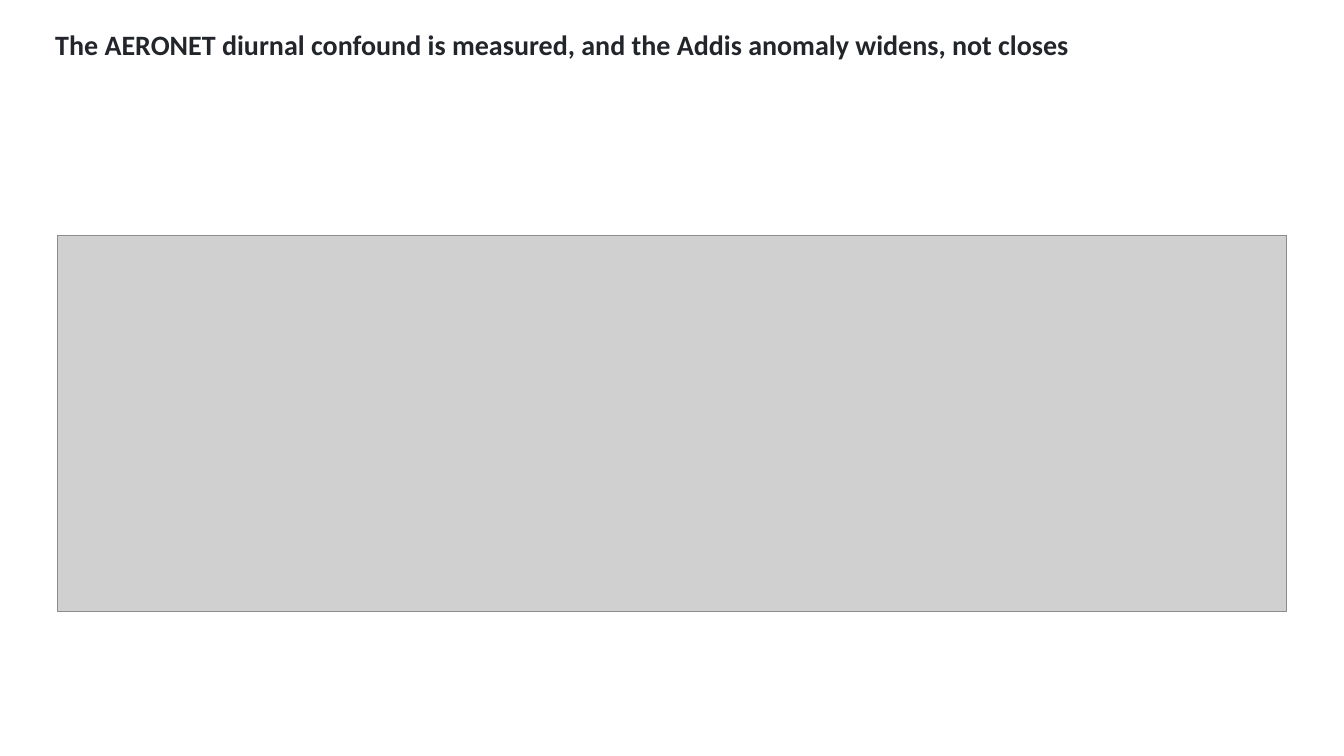
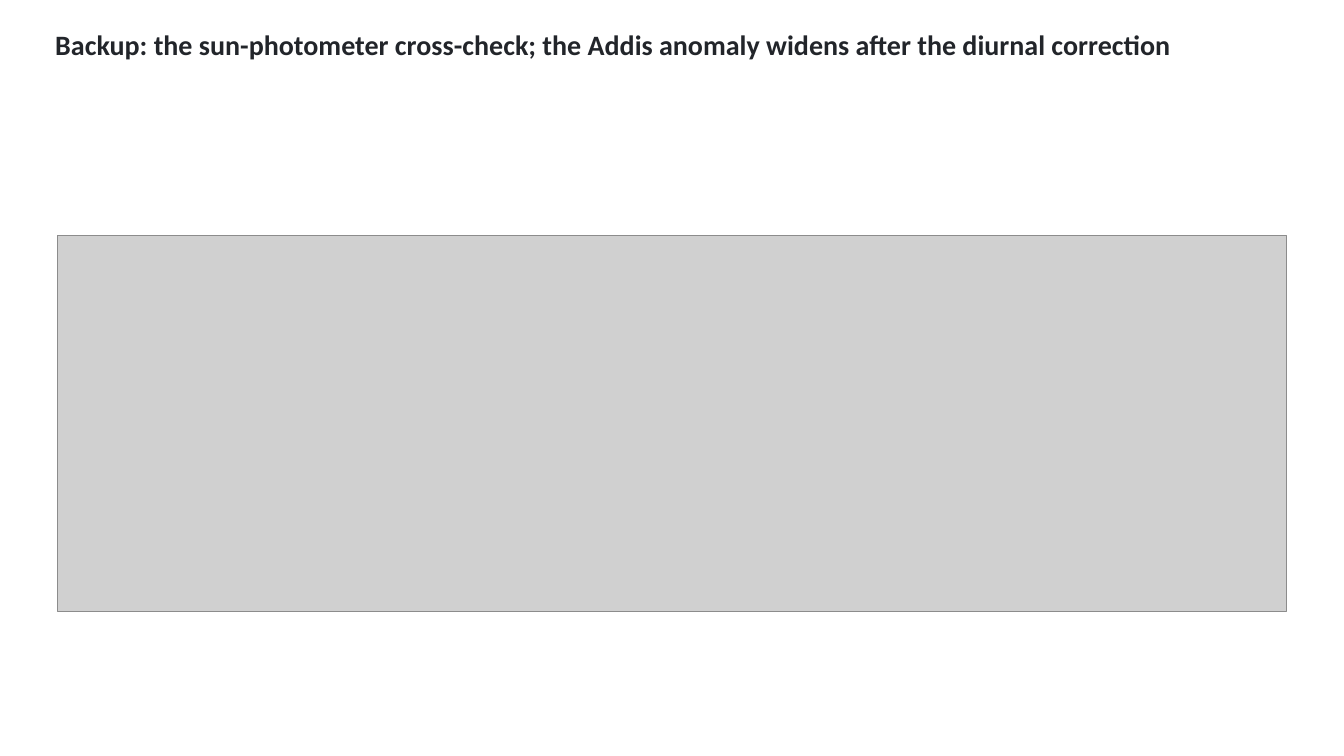
Before and after one commit to ahzs645/aethmodular, a slide deck: slide 34 of deliverables/ftir_group_2026-08-27/ftir_group_2026-08-27.pptx (slide 24 before the commit). Drawn at 1344x756 pixels with LibreOffice and Linux fonts; fonts in the diff are those of the drawing; grey boxes stand for pictures. Boxes give left, top, right and bottom in pixels: in the first picture for what was removed or moved away, otherwise in the second. Text is boxed around its words. In the diff, an @@ line names an element or a change of style, - is before the commit and + after.

```diff
--- a/deliverables/ftir_group_2026-08-27/ftir_group_2026-08-27.pptx
+++ b/deliverables/ftir_group_2026-08-27/ftir_group_2026-08-27.pptx
@@ text at (x1=55, y1=35, x2=1170, y2=60): text changed @@
-The AERONET diurnal confound is measured, and the Addis anomaly widens, not closes
+Backup: the sun-photometer cross-check; the Addis anomaly widens after the diurnal correction
```
Also in this commit, not shown: 12 other slides changed, 21 slides added, 28 slides removed, 13 other files.
